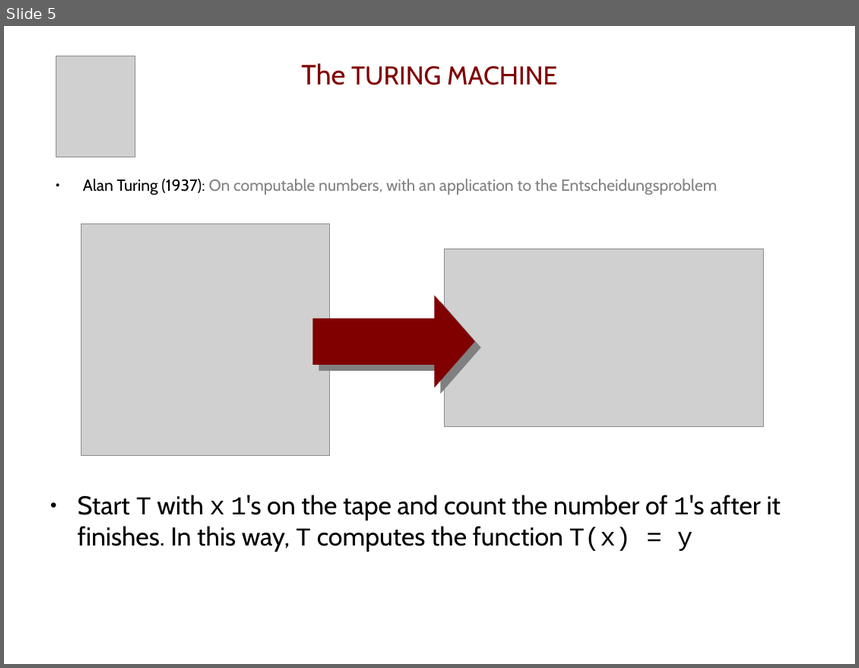
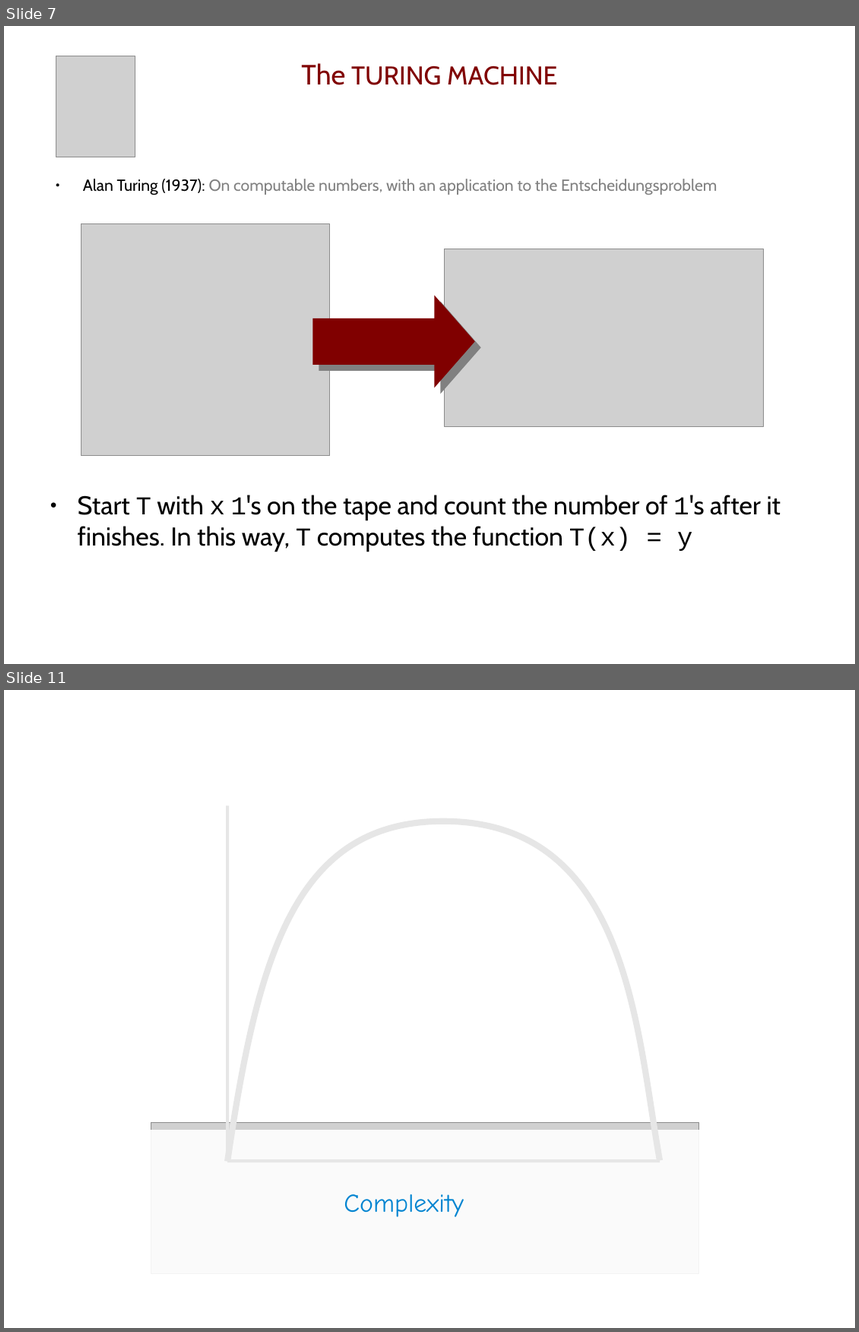
Before and after one commit to pbloem/Publications, a slide deck: admin/pres2.odp. Shown one above the other, each under a label of ours: slide 5 before the commit, slides 7 and 11 after it; the slides between them are not shown. The pictures are 859x668 and 859x1332 pixels, drawn with LibreOffice and Linux fonts; fonts in the diff are those of the drawing; grey boxes stand for pictures. Boxes give left, top, right and bottom in pixels: in the first picture for what was removed or moved away, otherwise in the second. Text is boxed around its words. In the diff, an @@ line names an element or a change of style, - is before the commit and + after.

```diff
--- a/admin/pres2.odp
+++ b/admin/pres2.odp
@@ slide 11 added at [4,690,855,1328], background #FFFFFF @@
@@ line added from (228, 806) to (228, 1161), #E6E6E6 2.89 pt @@
@@ freeform shape added at [228,821,661,1162], outline #E6E6E6 5.75 pt @@
@@ picture added at [151,1122,699,1274] @@
@@ rectangle added at [120,1130,722,1308], fill #FFFFFF at 90% opacity @@
@@ line added from (228, 1161) to (661, 1161), #E6E6E6 2.89 pt @@
@@ text added at [344,1195,464,1217], 24 pt, text #0084D1 @@
+Complexity
@@ what was slide 5 is now slide 7 @@
```
Also in this commit, not shown: 17 slides changed, 13 other slides added, 1 slide removed.
